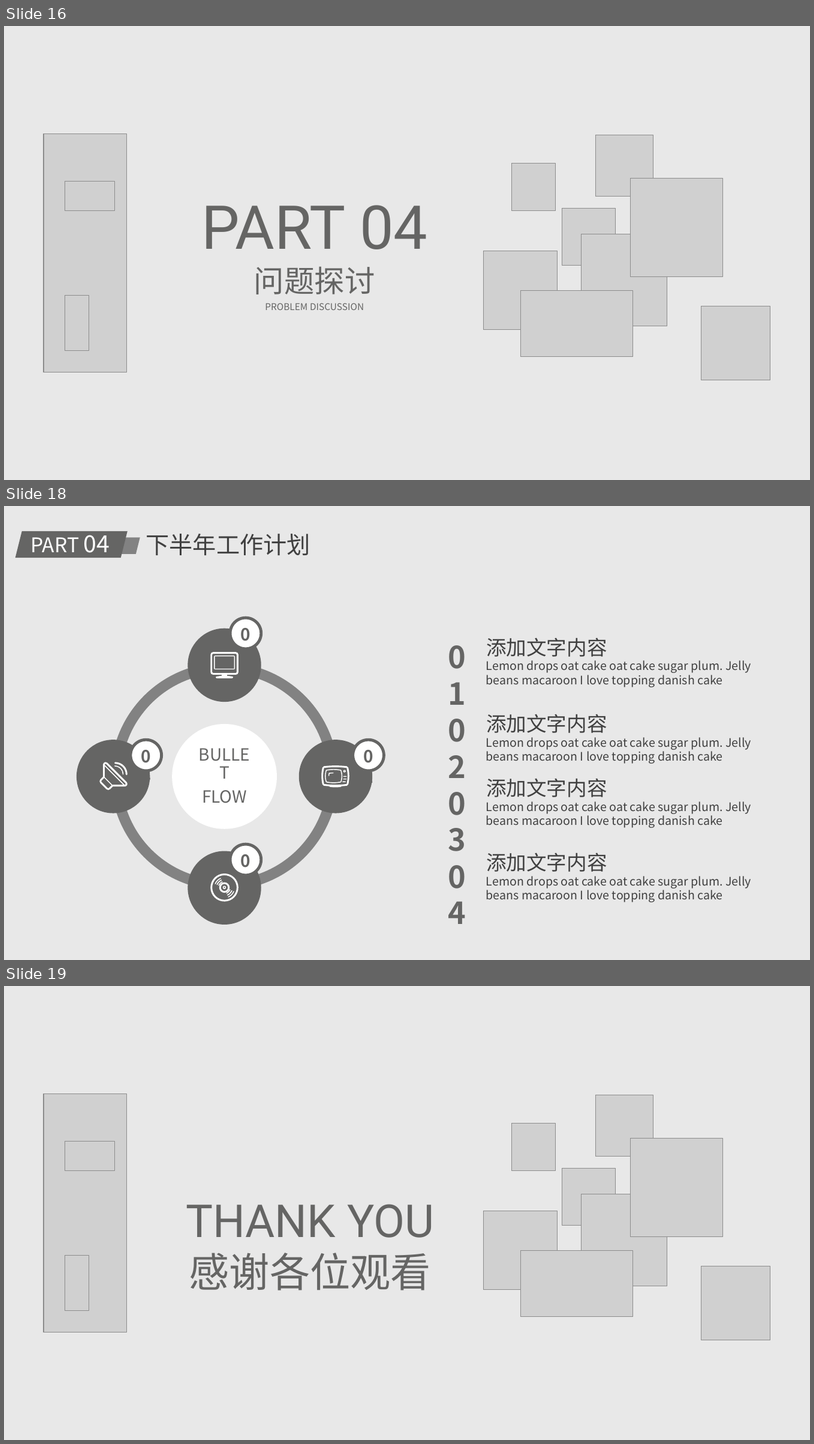
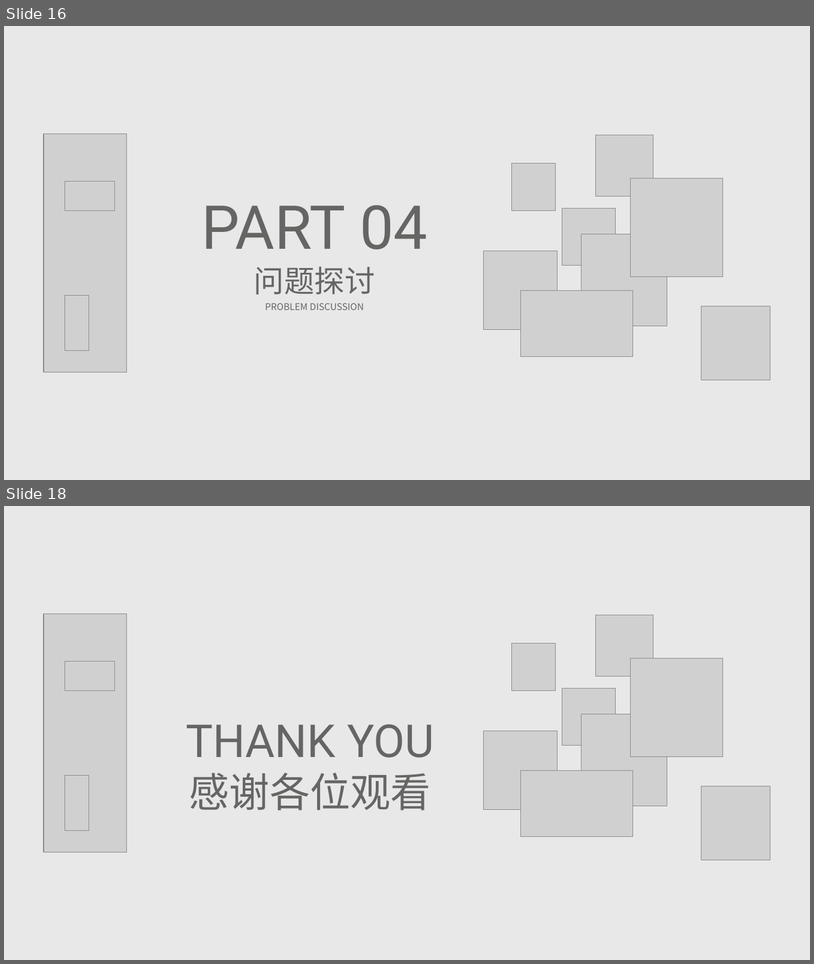
Before and after one commit to HanochLzd/lexian, a slide deck: doc/实习心得分享-罗紫东.pptx. Shown one above the other, each under a label of ours: slides 16, 18 and 19 before the commit, slides 16 and 18 after it; the slides between them are not shown. The pictures are 814x1444 and 814x964 pixels, drawn with LibreOffice and Linux fonts; fonts in the diff are those of the drawing; grey boxes stand for pictures; background and template pictures are left out. Boxes give left, top, right and bottom in pixels: in the first picture for what was removed or moved away, otherwise in the second. Text is boxed around its words. In the diff, an @@ line names an element or a change of style, - is before the commit and + after.

```diff
--- a/doc/实习心得分享-罗紫东.pptx
+++ b/doc/实习心得分享-罗紫东.pptx
@@ slide 18 removed at <box>4,506,810,960</box>, background #E8E8E8 @@
@@ parallelogram removed at <box>15,531,128,558</box> @@
@@ text removed at <box>31,528,110,559</box> @@
-PART 04
@@ parallelogram removed at <box>107,537,140,554</box> @@
@@ text removed at <box>146,534,311,555</box> @@
-下半年工作计划
@@ ellipse removed at <box>230,618,261,649</box> @@
@@ text removed at <box>230,621,261,648</box> @@
-01
@@ text removed at <box>443,636,486,678</box> @@
-01
@@ text removed at <box>486,637,608,657</box> @@
-添加文字内容
@@ freeform shape removed at <box>211,652,239,678</box> @@
@@ freeform shape removed at <box>214,655,235,669</box> @@
@@ text removed at <box>486,660,752,687</box> @@
-Lemon drops oat cake oat cake sugar plum. Jelly beans macaroon I love topping danish cake
@@ text removed at <box>443,709,486,751</box> @@
-02
@@ text removed at <box>486,714,608,733</box> @@
-添加文字内容
@@ group removed at <box>77,628,372,924</box>: 5 freeform shapes, 4 arch (boxed as its full ring)s @@
-BULLET
-FLOW
@@ ellipse removed at <box>131,739,161,771</box> @@
@@ ellipse removed at <box>353,739,384,771</box> @@
@@ text removed at <box>486,737,752,763</box> @@
-Lemon drops oat cake oat cake sugar plum. Jelly beans macaroon I love topping danish cake
@@ text removed at <box>131,743,161,770</box> @@
-04
@@ text removed at <box>353,743,384,770</box> @@
-02
@@ freeform shape removed at <box>99,762,128,790</box> @@
@@ freeform shape removed at <box>115,766,124,775</box> @@
@@ freeform shape removed at <box>115,762,128,775</box> @@
@@ group removed at <box>321,766,350,787</box>: 7 freeform shapes @@
@@ text removed at <box>443,781,486,824</box> @@
-03
@@ text removed at <box>486,778,608,797</box> @@
-添加文字内容
@@ text removed at <box>486,801,752,828</box> @@
-Lemon drops oat cake oat cake sugar plum. Jelly beans macaroon I love topping danish cake
@@ ellipse removed at <box>230,844,261,875</box> @@
@@ text removed at <box>230,847,261,874</box> @@
-03
@@ text removed at <box>443,855,486,897</box> @@
-04
@@ text removed at <box>486,852,608,871</box> @@
-添加文字内容
@@ group removed at <box>211,873,239,901</box>: 9 freeform shapes @@
@@ text removed at <box>486,876,752,902</box> @@
-Lemon drops oat cake oat cake sugar plum. Jelly beans macaroon I love topping danish cake
@@ what was slide 19 is now slide 18 @@
```
Also in this commit, not shown: 8 slides changed, 1 slide added, 1 other slide removed, 3 other files.
